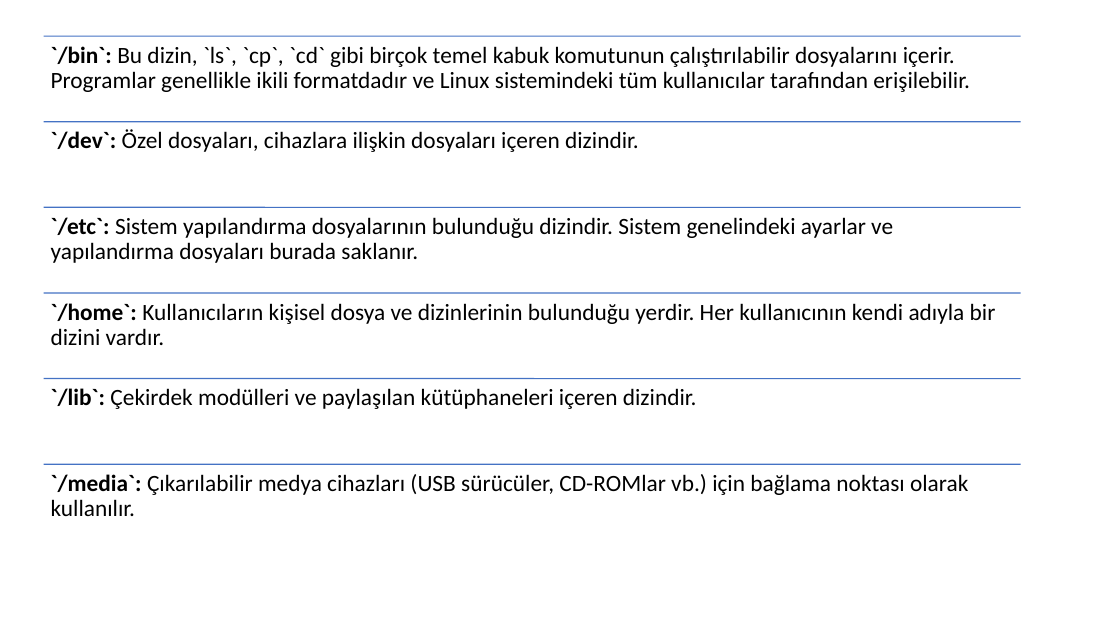
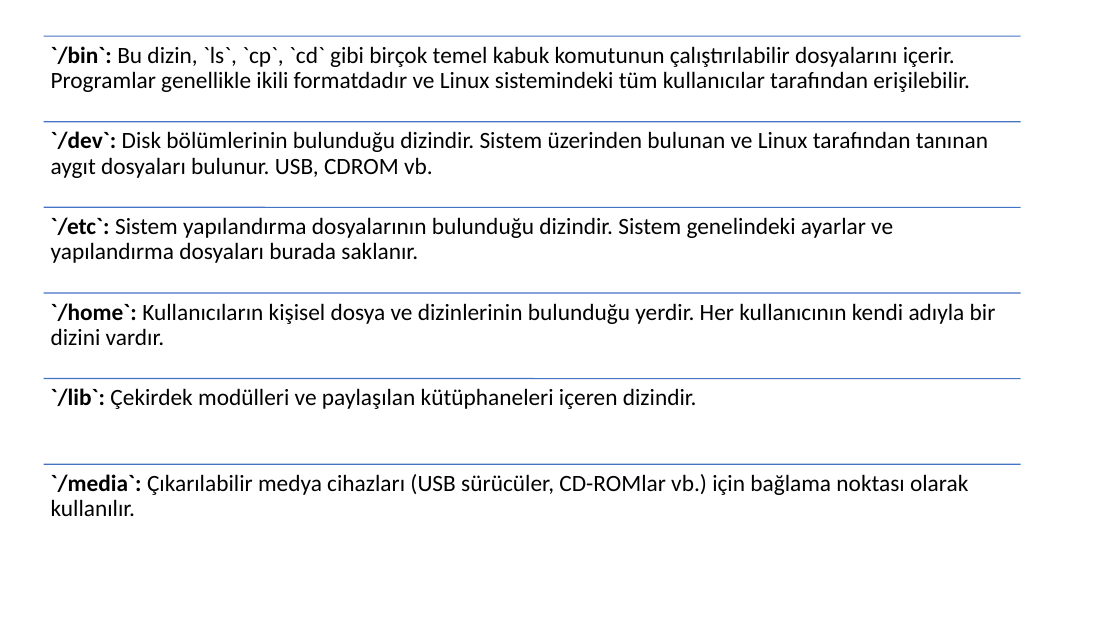
Before and after one commit to cahityusuf/LinuxCourse, a slide deck: slide 5 of LinuxKursu.pptx. Drawn at 1120x630 pixels with LibreOffice and Linux fonts; fonts in the diff are those of the drawing. Boxes give left, top, right and bottom in pixels: in the first picture for what was removed or moved away, otherwise in the second. Text is boxed around its words. In the diff, an @@ line names an element or a change of style, - is before the commit and + after.

```diff
--- a/LinuxKursu.pptx
+++ b/LinuxKursu.pptx
@@ text at (51, 131, 988, 178): text changed @@
-`/dev`: Özel dosyaları, cihazlara ilişkin dosyaları içeren dizindir.
+`/dev`: Disk bölümlerinin bulunduğu dizindir. Sistem üzerinden bulunan ve Linux tarafından tanınan aygıt dosyaları bulunur. USB, CDROM vb.
```
Also in this commit, not shown: 1 other slide changed, 18 slides added.
